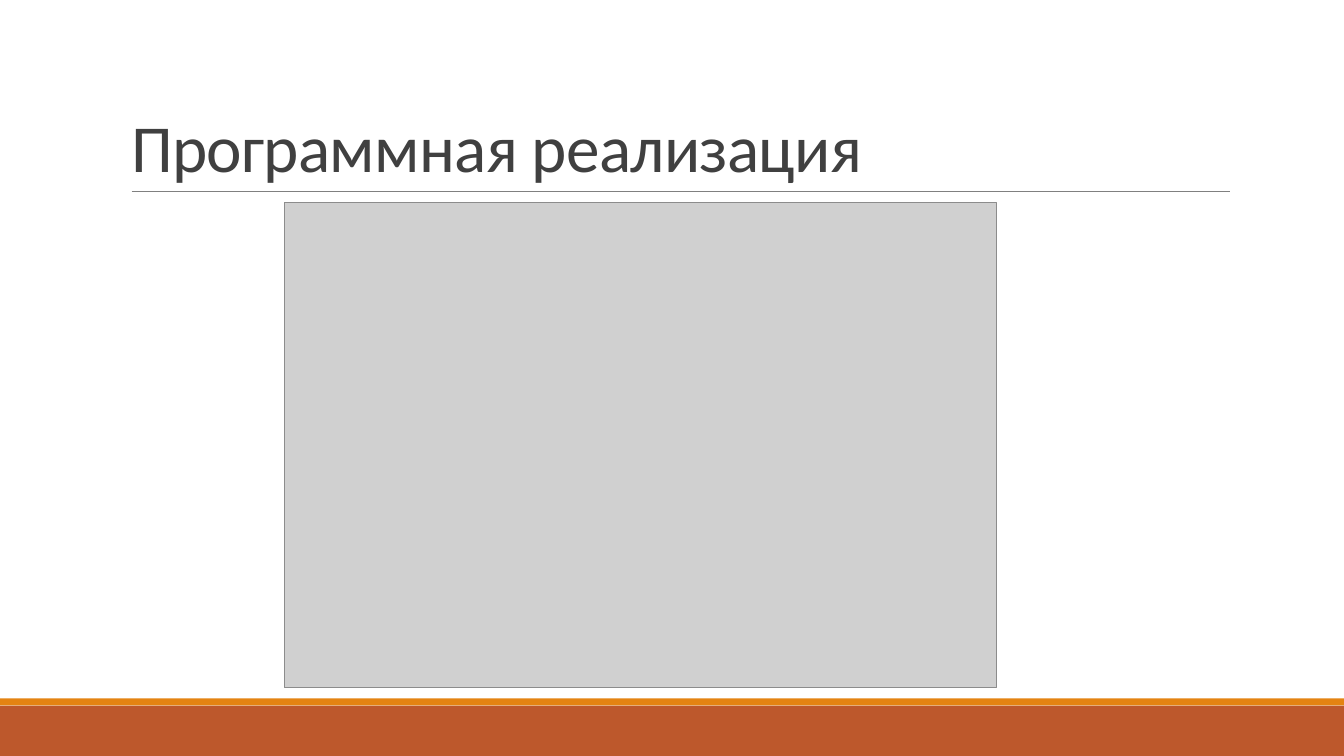
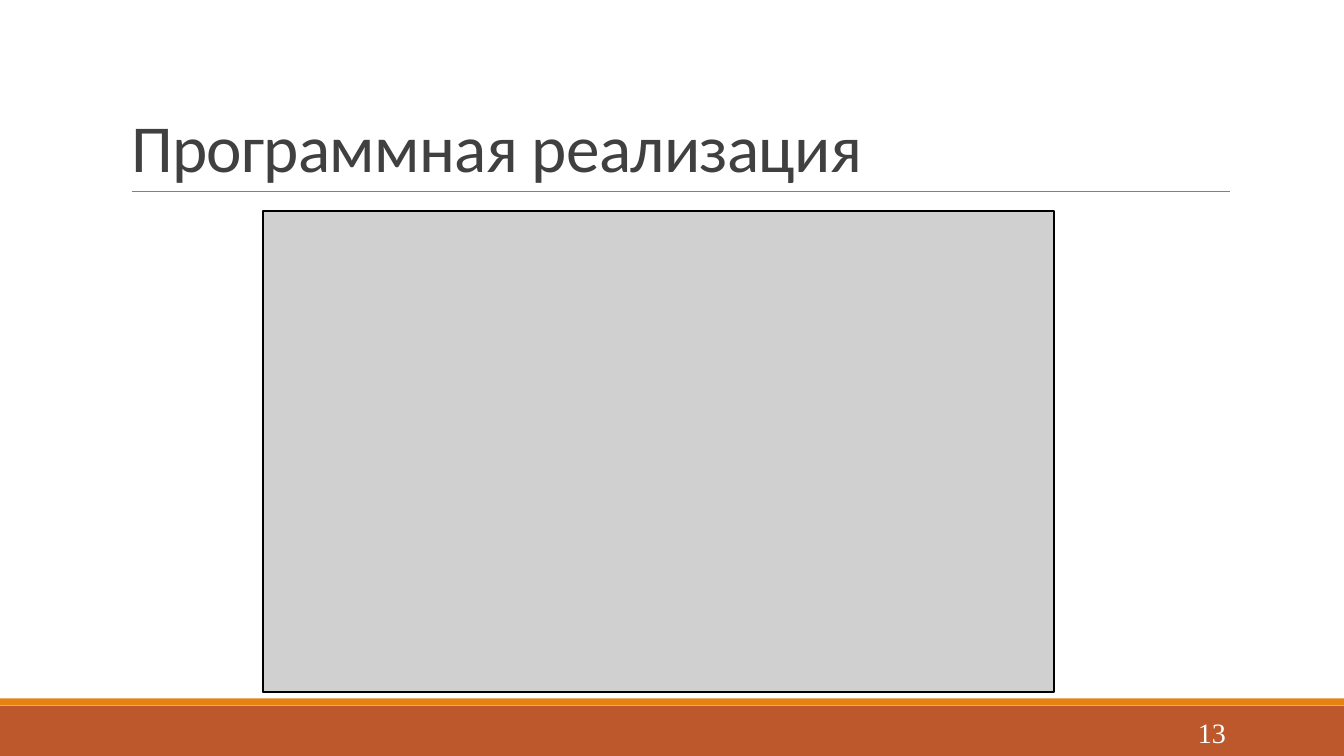
Before and after one commit to sashastahiev/FunctionSplineE, a slide deck: slide 13 of Presentation1.pptx. Drawn at 1344x756 pixels with LibreOffice and Linux fonts; fonts in the diff are those of the drawing; grey boxes stand for pictures. Boxes give left, top, right and bottom in pixels: in the first picture for what was removed or moved away, otherwise in the second. Text is boxed around its words. In the diff, an @@ line names an element or a change of style, - is before the commit and + after.

```diff
--- a/Presentation1.pptx
+++ b/Presentation1.pptx
@@ picture resized from (x1=284, y1=203, x2=997, y2=688) to (x1=263, y1=212, x2=1055, y2=693) @@
@@ rectangle added at (x1=263, y1=212, x2=1055, y2=693), outline #000000 1.25 pt @@
@@ page number added at (x1=1198, y1=724, x2=1226, y2=744), 20 pt, text #FFFFFF @@
+13
```
Also in this commit, not shown: 14 other slides changed, 11 other files.
